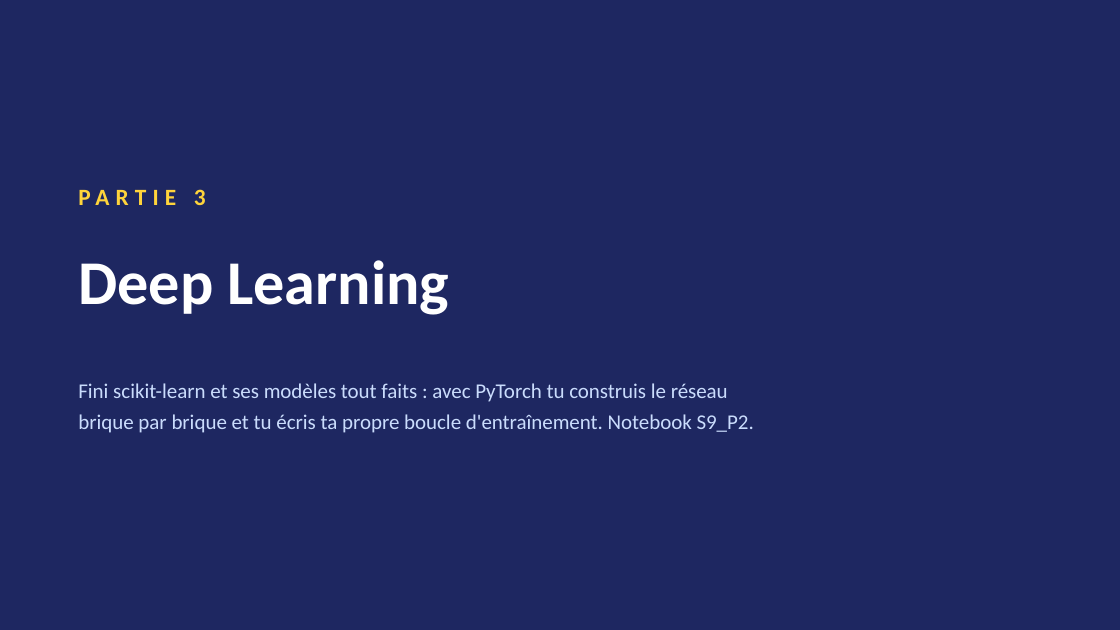
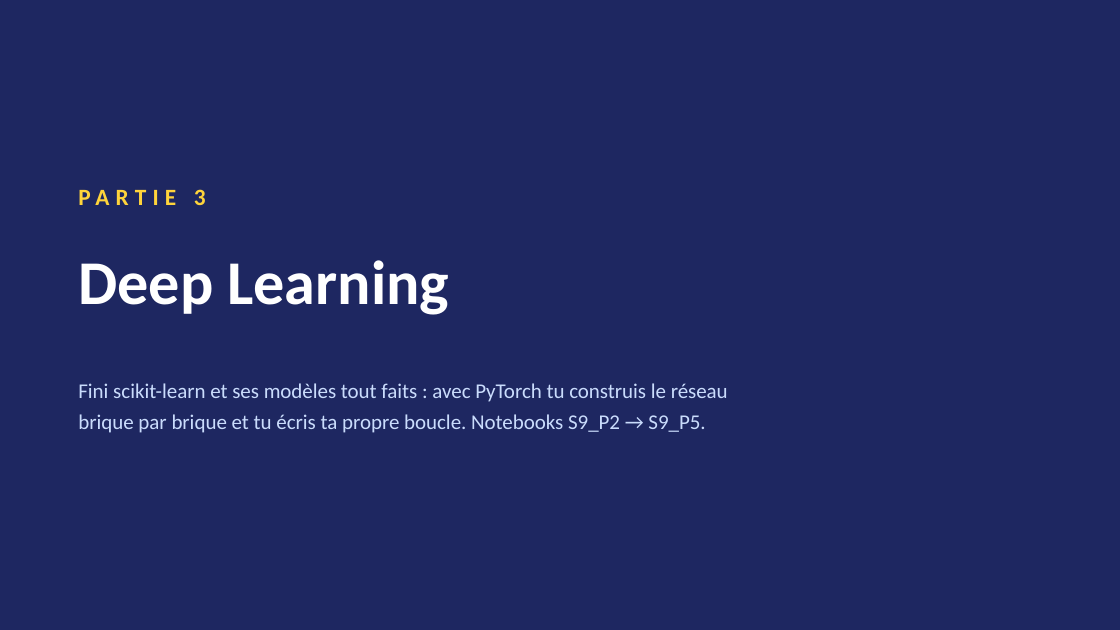
Before and after one commit to RobinsanKiritheepan/Cours_Python, a slide deck: slide 43 of Cours_IA/PowerPoints/00_Cours_Complet_Python_IA.pptx. Drawn at 1120x630 pixels with LibreOffice and Linux fonts; fonts in the diff are those of the drawing. Boxes give left, top, right and bottom in pixels: in the first picture for what was removed or moved away, otherwise in the second. Text is boxed around its words. In the diff, an @@ line names an element or a change of style, - is before the commit and + after.

```diff
--- a/Cours_IA/PowerPoints/00_Cours_Complet_Python_IA.pptx
+++ b/Cours_IA/PowerPoints/00_Cours_Complet_Python_IA.pptx
@@ text at box(78, 414, 705, 433): text changed @@
-brique par brique et tu écris ta propre boucle d'entraînement. Notebook S9_P2.
+brique par brique et tu écris ta propre boucle. Notebooks S9_P2 → S9_P5.
```
Also in this commit, not shown: 1 other slide changed, 4 slides added, 22 other files.
